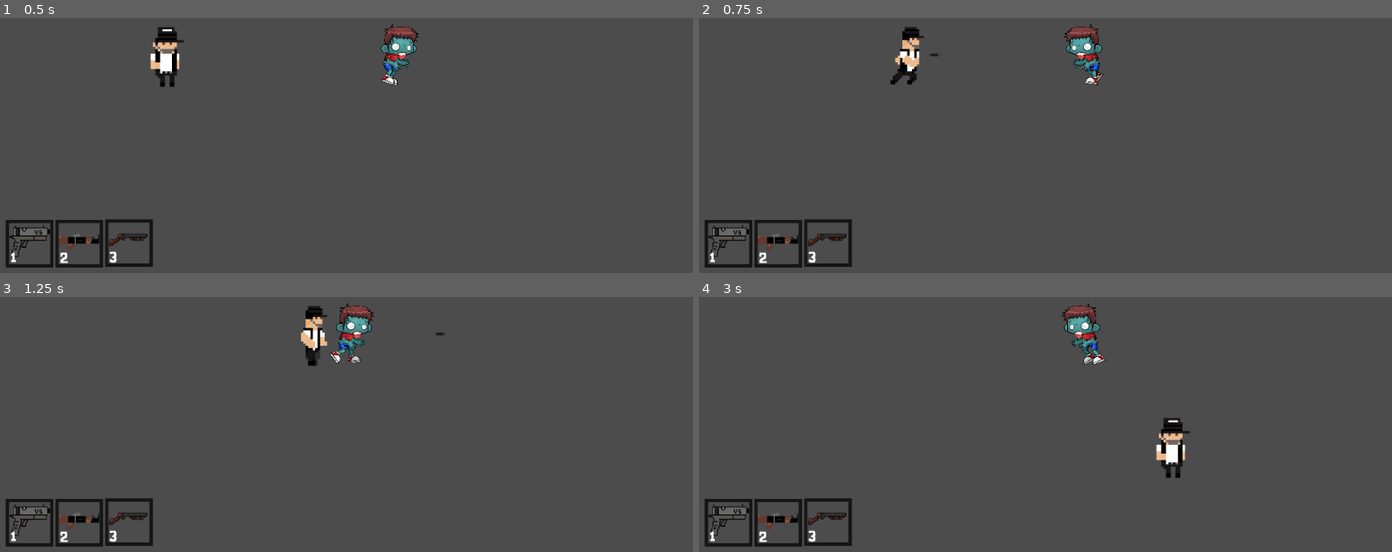
Above: before the commit, frames 1-4 (two rows, left to right).
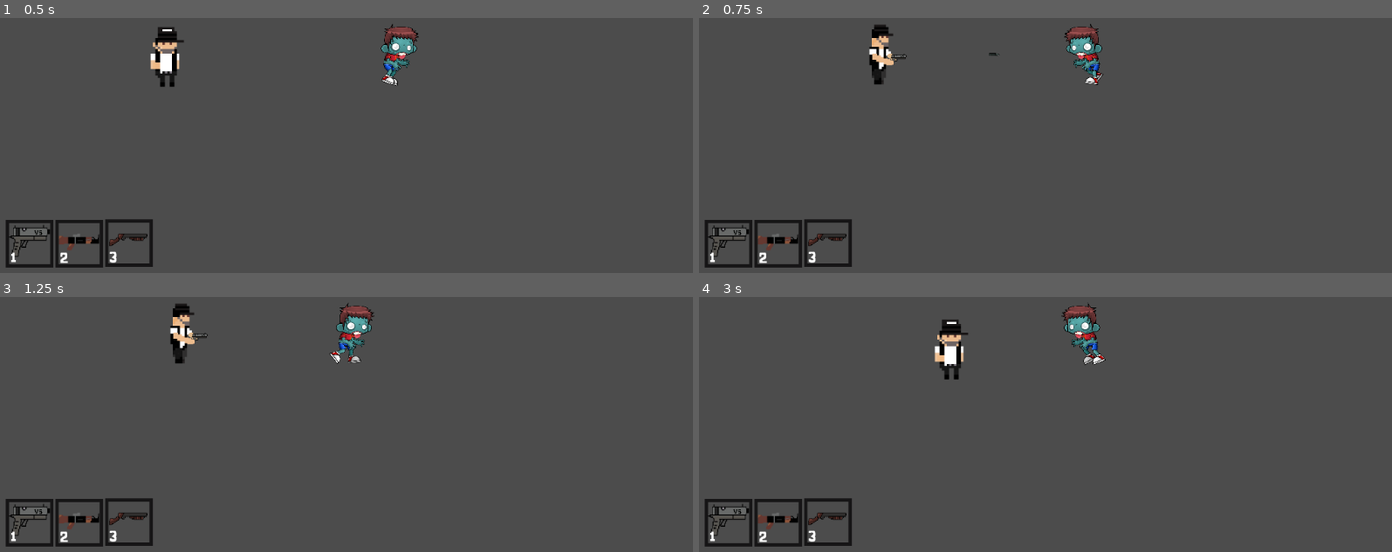
Above: after the commit, the same moments.

Repository: Vincius-dev/Game-CoronaVapo
Game: Godot game, scene res://scenes/Main.tscn
The game is run twice, just before and just after one commit, with the same random seed, the same clock (stepped at 60 frames per second) and the same inputs.
Inputs:
- Up to frame 1 (0.5 s): no input
- Up to frame 2 (0.75 s): hold Right (right) from 0.53 s (still down); tap Z (shot) at 0.6 s
- Up to frame 3 (1.25 s): keep holding Right (right)
- Up to frame 4 (3 s): release Right (right) at 1.28 s; hold Down (down) 1.28-2.03 s; tap 1 (Slot1) at 1.35 s; tap Z (shot) at 1.55, 2.3 s; hold Right (right) 2.03-2.78 s; tap 2 (Slot2) at 2.1 s; hold Up (up) from 2.78 s (still down); tap 3 (Slot3) at 2.85 s

Frame 1 is identical in both runs. In frame 2, 1.2% of the frame differs, in the area x 24-44%, y 2-26%; in frame 3, 1.2%; in frame 4, 1.4%, in the area x 34-71%, y 8-71%.

Commit message:
Player Completo

Diff:
--- a/ProjectTecnico/scenes/Bullets/ShotAk.tscn
+++ b/ProjectTecnico/scenes/Bullets/ShotAk.tscn
@@ -6,8 +6,7 @@
 [sub_resource type="RectangleShape2D" id=1]
 extents = Vector2( 9.30178, 4.96844 )
 
-[node name="ShotAk" type="RigidBody2D"]
-gravity_scale = 0.0
+[node name="ShotAk" type="Area2D"]
 script = ExtResource( 2 )
 
 [node name="Sprite" type="Sprite" parent="."]
@@ -22,4 +21,5 @@
 [node name="VisibilityNotifier2D" type="VisibilityNotifier2D" parent="."]
 position = Vector2( -0.374577, 0.0532463 )
 scale = Vector2( 0.952753, 0.44091 )
+[connection signal="body_entered" from="." to="." method="_on_ShotAk_body_entered"]
 [connection signal="screen_exited" from="VisibilityNotifier2D" to="." method="sreen_exited"]
--- a/ProjectTecnico/scenes/Bullets/ShotGlock.tscn
+++ b/ProjectTecnico/scenes/Bullets/ShotGlock.tscn
@@ -6,7 +6,7 @@
 [sub_resource type="RectangleShape2D" id=1]
 extents = Vector2( 13.2198, 4.81165 )
 
-[node name="ShotGlock" type="RigidBody2D"]
+[node name="ShotGlock" type="Area2D"]
 script = ExtResource( 2 )
 
 [node name="Sprite" type="Sprite" parent="."]
@@ -20,4 +20,5 @@
 [node name="VisibilityNotifier2D" type="VisibilityNotifier2D" parent="."]
 position = Vector2( 1.19225, -1.67044 )
 scale = Vector2( 1.26272, 0.475586 )
+[connection signal="body_entered" from="." to="." method="_on_ShotGlock_body_entered"]
 [connection signal="screen_exited" from="VisibilityNotifier2D" to="." method="sreen_exited"]
--- a/ProjectTecnico/scenes/Bullets/ShotShotgun.tscn
+++ b/ProjectTecnico/scenes/Bullets/ShotShotgun.tscn
@@ -6,18 +6,26 @@
 [sub_resource type="RectangleShape2D" id=1]
 extents = Vector2( 7.03654, 3.40938 )
 
-[node name="ShotShotgun" type="RigidBody2D"]
-gravity_scale = 0.0
+[node name="ShotShotgun" type="Area2D"]
 script = ExtResource( 2 )
 
 [node name="Sprite" type="Sprite" parent="."]
 position = Vector2( 1.48651, 2.97302 )
-scale = Vector2( 0.3, 0.3 )
+scale = Vector2( 0.2, 0.2 )
 texture = ExtResource( 1 )
 
 [node name="CollisionShape2D" type="CollisionShape2D" parent="."]
 shape = SubResource( 1 )
 
 [node name="VisibilityNotifier2D" type="VisibilityNotifier2D" parent="."]
+position = Vector2( 0.198423, -0.0992117 )
 scale = Vector2( 0.717563, 0.323639 )
+
+[node name="Timer" type="Timer" parent="."]
+process_mode = 0
+wait_time = 2.0
+one_shot = true
+autostart = true
+[connection signal="body_entered" from="." to="." method="_on_ShotShotgun_body_entered"]
 [connection signal="screen_exited" from="VisibilityNotifier2D" to="." method="sreen_exited"]
+[connection signal="timeout" from="Timer" to="." method="_on_Timer_timeout"]
--- a/ProjectTecnico/scenes/Player.tscn
+++ b/ProjectTecnico/scenes/Player.tscn
@@ -23,9 +23,9 @@
 "name": "Run",
 "speed": 5.0
 }, {
-"frames": [ ExtResource( 7 ), ExtResource( 12 ), ExtResource( 10 ) ],
+"frames": [ ExtResource( 1 ) ],
 "loop": true,
-"name": "Glock_Shot",
+"name": "Idle",
 "speed": 5.0
 }, {
 "frames": [ ExtResource( 11 ), ExtResource( 8 ) ],
@@ -33,9 +33,9 @@
 "name": "AK_Shot",
 "speed": 5.0
 }, {
-"frames": [ ExtResource( 1 ) ],
+"frames": [ ExtResource( 7 ), ExtResource( 12 ), ExtResource( 10 ) ],
 "loop": true,
-"name": "Idle",
+"name": "Glock_Shot",
 "speed": 5.0
 }, {
 "frames": [ ExtResource( 15 ), ExtResource( 14 ), ExtResource( 13 ) ],
@@ -57,9 +57,12 @@
 frames = SubResource( 1 )
 animation = "Idle"
 
+[node name="BulletStart" type="Node2D" parent="AnimatedSprite" groups=[
+"position",
+]]
+position = Vector2( 79.752, -1.42115 )
+scale = Vector2( 1.71778, 1.84122 )
+script = ExtResource( 9 )
+
 [node name="CollisionShape2D" type="CollisionShape2D" parent="."]
 shape = SubResource( 2 )
-
-[node name="BulletStart" type="Node2D" parent="."]
-position = Vector2( 46.4275, -0.77185 )
-script = ExtResource( 9 )
--- a/ProjectTecnico/scenes/Zumbi.tscn
+++ b/ProjectTecnico/scenes/Zumbi.tscn
@@ -24,7 +24,9 @@
 radius = 29.386
 height = 26.06
 
-[node name="Zumbi" type="StaticBody2D"]
+[node name="Zumbi" type="StaticBody2D" groups=[
+"inimigos",
+]]
 collision_layer = 4
 script = ExtResource( 11 )
 
--- a/ProjectTecnico/scripts/BulletStart.gd
+++ b/ProjectTecnico/scripts/BulletStart.gd
@@ -1,4 +1,13 @@
 extends Node2D
 
+var inicialpos = position
 func _ready():
 	pass
+
+func changePositionLeft():
+	position = get_node("../").position * 2 - inicialpos
+	pass
+
+func changePositionRight():
+	position = inicialpos
+	pass
--- a/ProjectTecnico/scripts/Bullets/ShotAk.gd
+++ b/ProjectTecnico/scripts/Bullets/ShotAk.gd
@@ -1,4 +1,4 @@
-extends RigidBody2D
+extends Area2D
 
 const Velocidade = 20
 const Dano = 2
@@ -25,3 +25,10 @@
 func sreen_exited():
 	queue_free()
 	pass # Replace with function body.
+
+
+func _on_ShotAk_body_entered(body):
+	if body.is_in_group("inimigos"):
+		body.DamageAK()
+		queue_free()
+	pass # Replace with function body.
--- a/ProjectTecnico/scripts/Bullets/ShotGlock.gd
+++ b/ProjectTecnico/scripts/Bullets/ShotGlock.gd
@@ -1,6 +1,6 @@
-extends RigidBody2D
+extends Area2D
 
-const Velocidade = 10
+const Velocidade = 15
 const Dano = 1
 const Cadencia = 1
 var direcao = 1
@@ -25,3 +25,10 @@
 func sreen_exited():
 	queue_free()
 	pass # Replace with function body.
+
+
+func _on_ShotGlock_body_entered(body):
+	if body.is_in_group("inimigos"):
+		body.DamageGlock()
+		queue_free()
+	pass # Replace with function body.
--- a/ProjectTecnico/scripts/Bullets/ShotShotgun.gd
+++ b/ProjectTecnico/scripts/Bullets/ShotShotgun.gd
@@ -1,4 +1,4 @@
-extends RigidBody2D
+extends Area2D
 
 const Velocidade = 25
 const Dano = 3
@@ -21,7 +21,16 @@
 		$Sprite.flip_h = true
 	pass
 
-
 func sreen_exited():
 	queue_free()
 	pass # Replace with function body.
+
+func _on_ShotShotgun_body_entered(body):
+	if body.is_in_group("inimigos"):
+		body.DamageShotgun()
+		queue_free()
+	pass # Replace with function body.
+
+func _on_Timer_timeout():
+	queue_free()
+	pass
--- a/ProjectTecnico/scripts/Player.gd
+++ b/ProjectTecnico/scripts/Player.gd
@@ -4,13 +4,17 @@
 var walk = Vector2()
 var bullet = 1
 var shootingV = false
+var ShootingON = true
+var walkON = true
+var time = 0
 
 var ShotG0 = preload("res://scenes/Bullets/ShotGlock.tscn")
 var ShotA0 = preload("res://scenes/Bullets/ShotAk.tscn")
 var ShotS0 = preload("res://scenes/Bullets/ShotShotgun.tscn")
 
-
 func _physics_process(delta):
+	time += 1
+	ShotCadence()
 	GunsSwitch()
 	shooting()
 	animation_walk()
@@ -18,18 +22,18 @@
 	pass
 
 func _move(delta):
-	if Input.is_action_pressed("up"):
+	print(walkON)
+	if Input.is_action_pressed("up") and walkON == true:
 		walk.y = -SPEED
-	elif Input.is_action_pressed("down"):
+	elif Input.is_action_pressed("down") and walkON == true:
 		walk.y = SPEED
 	else:
 		walk.y = 0
-
-	if Input.is_action_pressed("left"):
+	if Input.is_action_pressed("left") and walkON == true:
 		walk.x = -SPEED
 		$AnimatedSprite.flip_h = true
 		shootingV = false
-	elif Input.is_action_pressed("right"):
+	elif Input.is_action_pressed("right") and walkON == true:
 		walk.x = SPEED
 		$AnimatedSprite.flip_h = false
 		shootingV = false
@@ -70,19 +74,67 @@
 	pass
 
 func shooting():
-	if Input.is_action_just_pressed("shot") and bullet == 1:
-		var ShotG1 = ShotG0.instance()
-		ShotG1.set_global_position(get_global_position())
-		get_node("../").add_child(ShotG1)
-		shootingV = true
-	if Input.is_action_just_pressed("shot") and bullet == 2:
-		var ShotA1 = ShotA0.instance()
-		ShotA1.set_global_position(get_global_position())
-		get_node("../").add_child(ShotA1)
-		shootingV = true
-	if Input.is_action_just_pressed("shot") and bullet == 3:
-		var ShotS1 = ShotS0.instance()
-		ShotS1.set_global_position(get_global_position())
-		get_node("../").add_child(ShotS1)
-		shootingV = true
+	if ShootingON == true:
+		if Input.is_action_just_pressed("shot"):
+			walkON = false
+		else:
+			walkON = true
+
+		if Input.is_action_just_pressed("shot") and bullet == 1:
+			var ShotG1 = ShotG0.instance()
+			ShotG1.set_global_position($AnimatedSprite/BulletStart.get_global_position())
+
+			if $AnimatedSprite.flip_h == true:
+				ShotG1.direcao = 2
+				get_tree().call_group("position","changePositionLeft")
+			if $AnimatedSprite.flip_h == false:
+				ShotG1.direcao = 1
+				get_tree().call_group("position","changePositionRight")
+
+			get_node("../").add_child(ShotG1)
+			shootingV = true
+			ShootingON = false
+			time = 0
+
+		if Input.is_action_just_pressed("shot") and bullet == 2:
+			var ShotA1 = ShotA0.instance()
+			ShotA1.set_global_position($AnimatedSprite/BulletStart.get_global_position())
+
+			if $AnimatedSprite.flip_h == true:
+				ShotA1.direcao = 2
+				get_tree().call_group("position","changePositionLeft")
+			if $AnimatedSprite.flip_h == false:
+				ShotA1.direcao = 1
+				get_tree().call_group("position","changePositionRight")
+
+			get_node("../").add_child(ShotA1)
+			shootingV = true
+			ShootingON = false
+			time = 0
+
+		if Input.is_action_just_pressed("shot") and bullet == 3:
+			var ShotS1 = ShotS0.instance()
+			ShotS1.set_global_position($AnimatedSprite/BulletStart.get_global_position())
+			if $AnimatedSprite.flip_h == true:
+				ShotS1.direcao = 2
+				get_tree().call_group("position","changePositionLeft")
+			if $AnimatedSprite.flip_h == false:
+				ShotS1.direcao = 1
+				get_tree().call_group("position","changePositionRight")
+			get_node("../").add_child(ShotS1)
+			shootingV = true
+			ShootingON = false
+			time = 0
 	pass
+
+func ShotCadence():
+	if ShootingON == false and bullet == 1:
+		if time >= 40:
+			ShootingON = true
+	if ShootingON == false and bullet == 2:
+		if time >= 20:
+			ShootingON = true
+	if ShootingON == false and bullet == 3:
+		if time >= 100:
+			ShootingON = true
+	pass
--- a/ProjectTecnico/scripts/Zumbi.gd
+++ b/ProjectTecnico/scripts/Zumbi.gd
@@ -28,20 +28,20 @@
 func DamageGlock():
 	vida -= 1
 	print("vida -1")
-	if vida == 0:
+	if vida <= 0:
 		queue_free()
 	pass
 
 func DamageAK():
 	vida -= 2
 	print("vida -2")
-	if vida == 0:
+	if vida <= 0:
 		queue_free()
 	pass
 
 func DamageShotgun():
 	vida -= 3
 	print("vida -3")
-	if vida == 0:
+	if vida <= 0:
 		queue_free()
 	pass
